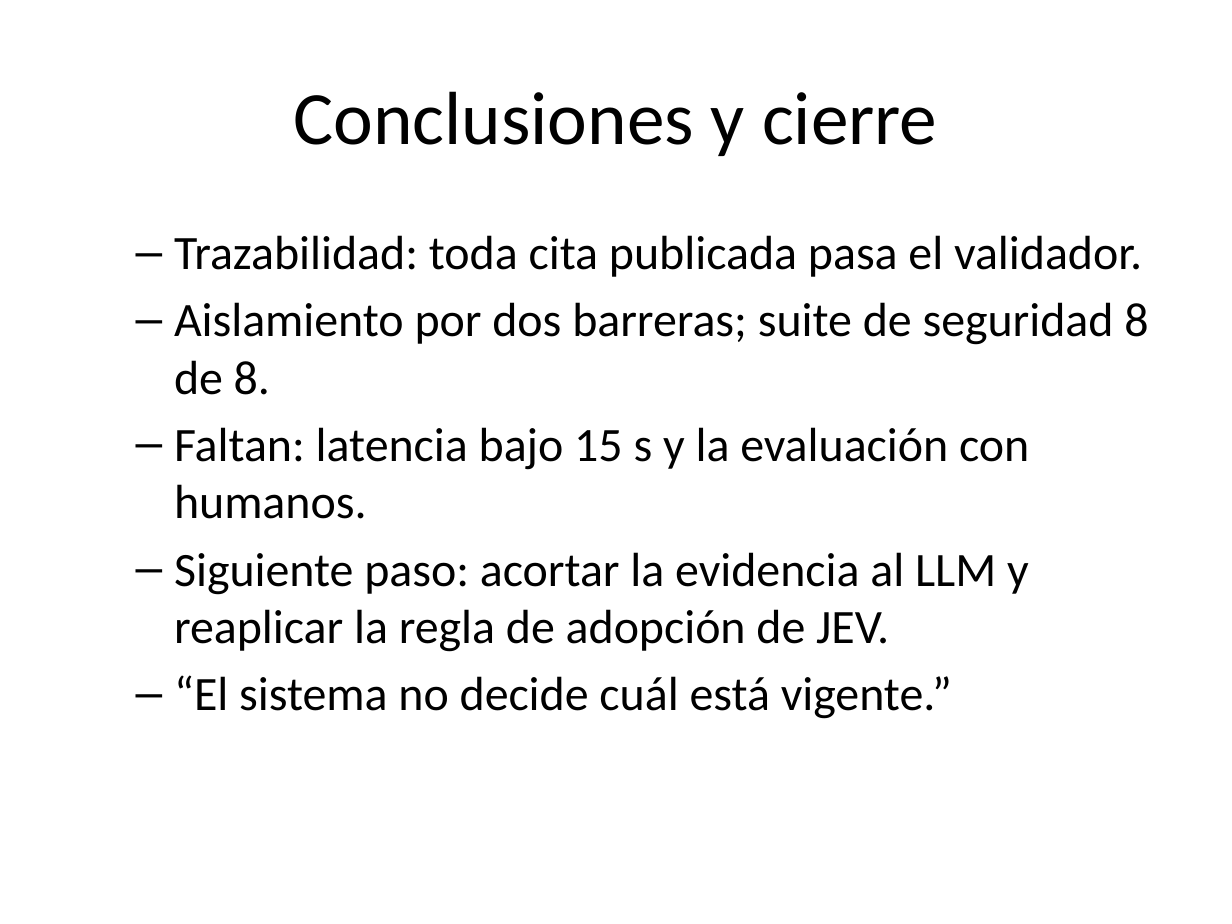
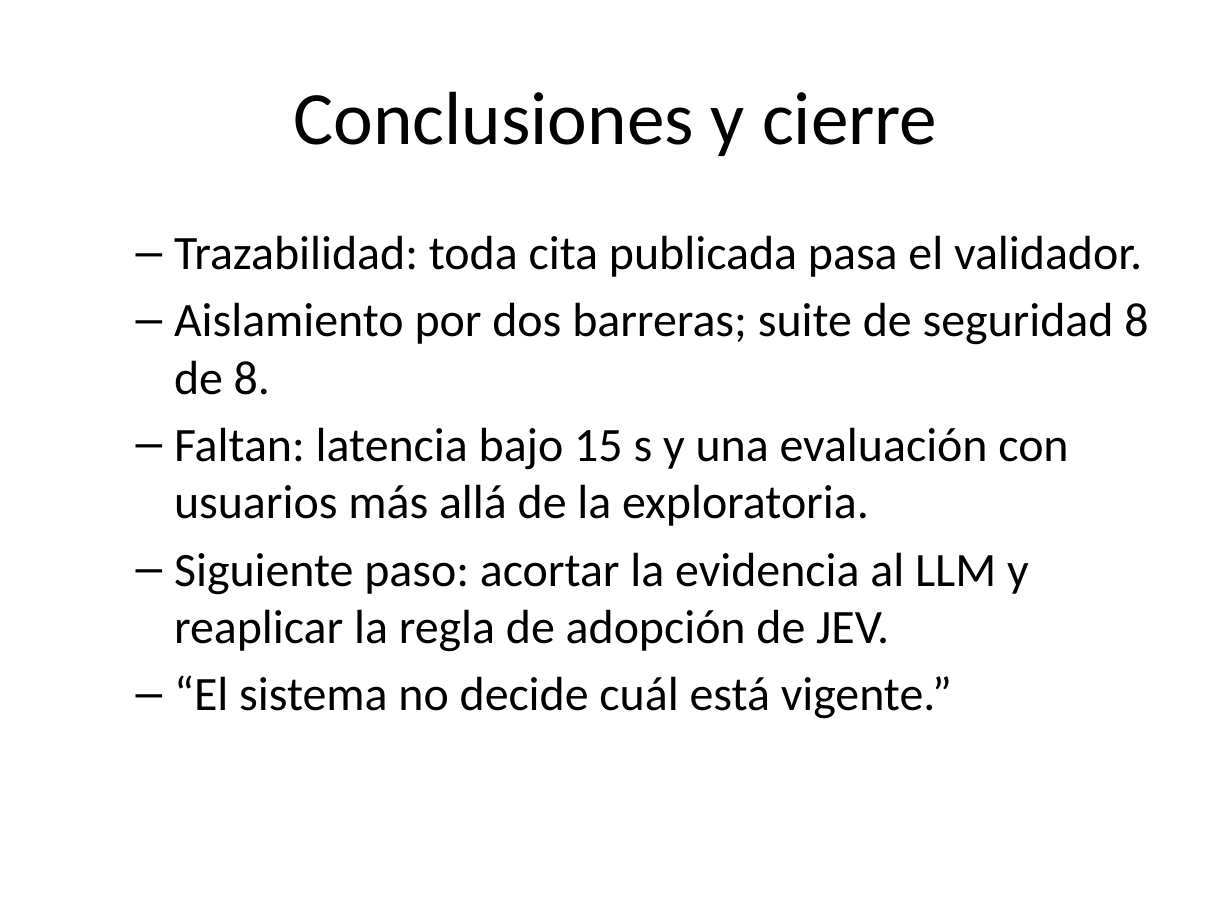
Before and after one commit to donmatthiuz/NLP, a slide deck: slide 23 of docs/presentacion/Diapositivas.pptx (slide 17 before the commit). Drawn at 1232x924 pixels with LibreOffice and Linux fonts; fonts in the diff are those of the drawing. Boxes give left, top, right and bottom in pixels: in the first picture for what was removed or moved away, otherwise in the second. Text is boxed around its words. In the diff, an @@ line names an element or a change of style, - is before the commit and + after.

```diff
--- a/docs/presentacion/Diapositivas.pptx
+++ b/docs/presentacion/Diapositivas.pptx
@@ text at [174,427,1068,526]: text changed @@
-  – Faltan: latencia bajo 15 s y la evaluación con humanos.
+  – Faltan: latencia bajo 15 s y una evaluación con usuarios más allá de la exploratoria.
```
Also in this commit, not shown: 7 slides added, 1 slide removed, 3 other files.
